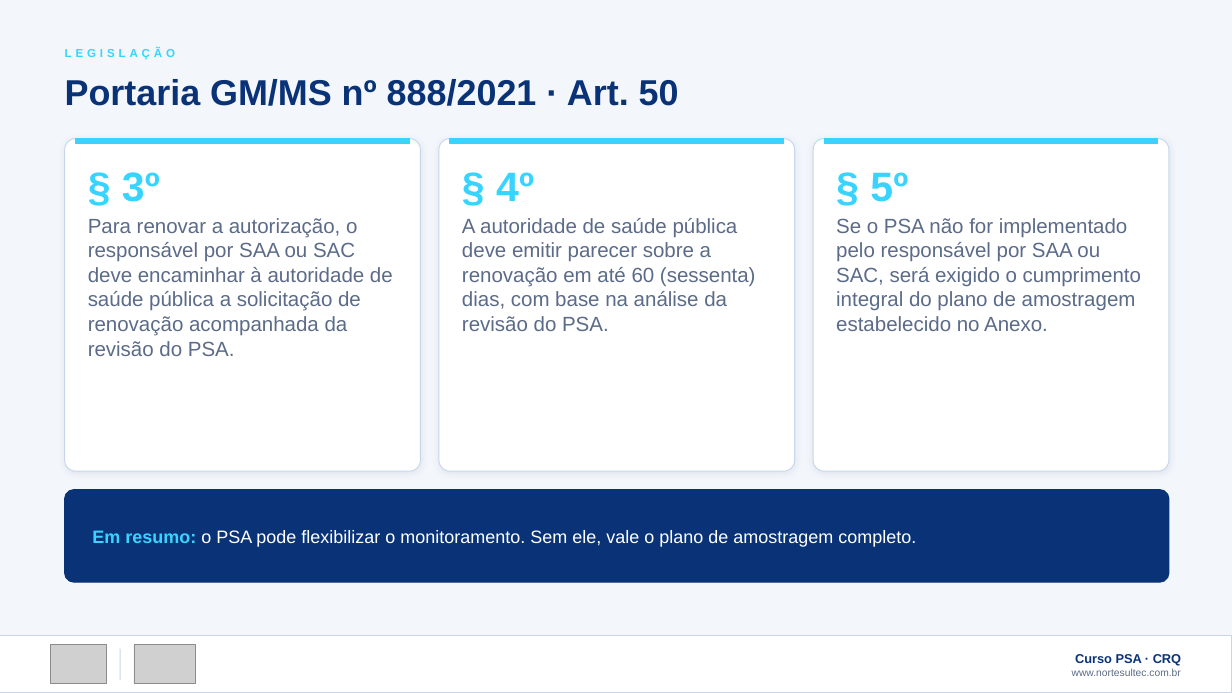
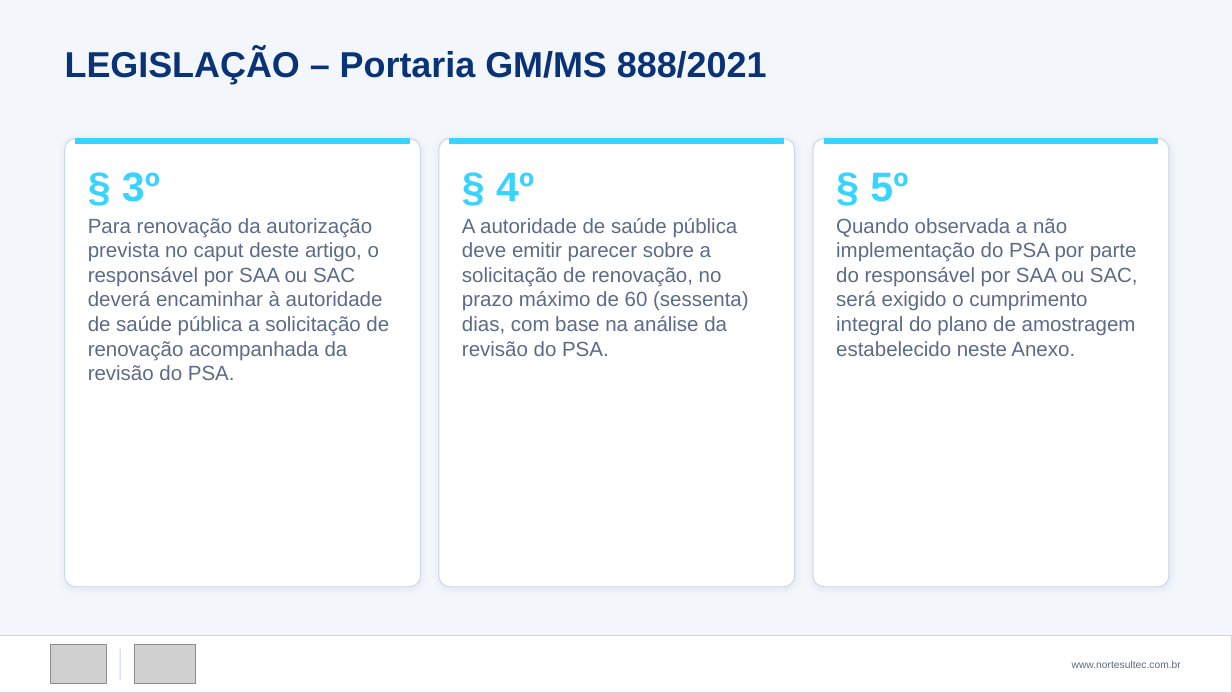
Before and after one commit to victorsntz/norte-sul-portfolio, a slide deck: slide 12 of apresentacoes/Curso-PSA-Plano-de-Seguranca-da-Agua-NorteSul.pptx. Drawn at 1232x693 pixels with LibreOffice and Linux fonts; fonts in the diff are those of the drawing; grey boxes stand for pictures. Boxes give left, top, right and bottom in pixels: in the first picture for what was removed or moved away, otherwise in the second. Text is boxed around its words. In the diff, an @@ line names an element or a change of style, - is before the commit and + after.

```diff
--- a/apresentacoes/Curso-PSA-Plano-de-Seguranca-da-Agua-NorteSul.pptx
+++ b/apresentacoes/Curso-PSA-Plano-de-Seguranca-da-Agua-NorteSul.pptx
@@ text at bbox=[65, 49, 767, 84]: text changed @@
-Portaria GM/MS nº 888/2021 · Art. 50
+LEGISLAÇÃO – Portaria GM/MS 888/2021
@@ text removed at bbox=[65, 48, 175, 60] @@
-LEGISLAÇÃO
@@ rounded rectangle: place and size @@
-rounded rectangle at bbox=[65, 139, 421, 471]
+rounded rectangle at bbox=[65, 139, 421, 587]
@@ rounded rectangle: place and size @@
-rounded rectangle at bbox=[439, 139, 795, 471]
+rounded rectangle at bbox=[439, 139, 795, 587]
@@ proportions changed in 3 elements at bbox=[65, 139, 421, 587], bbox=[439, 139, 795, 587], bbox=[813, 139, 1169, 587] @@
@@ rounded rectangle: place and size @@
-rounded rectangle at bbox=[813, 139, 1169, 471]
+rounded rectangle at bbox=[813, 139, 1169, 587]
@@ text at bbox=[88, 218, 389, 380]: text changed @@
-Para renovar a autorização, o responsável por SAA ou SAC deve encaminhar à autoridade de saúde pública a solicitação de renovação acompanhada da revisão do PSA.
+Para renovação da autorização prevista no caput deste artigo, o responsável por SAA ou SAC deverá encaminhar à autoridade de saúde pública a solicitação de renovação acompanhada da revisão do PSA.
@@ text at bbox=[462, 218, 749, 356]: text changed @@
-A autoridade de saúde pública deve emitir parecer sobre a renovação em até 60 (sessenta) dias, com base na análise da revisão do PSA.
+A autoridade de saúde pública deve emitir parecer sobre a solicitação de renovação, no prazo máximo de 60 (sessenta) dias, com base na análise da revisão do PSA.
@@ text at bbox=[836, 218, 1138, 356]: text changed @@
-Se o PSA não for implementado pelo responsável por SAA ou SAC, será exigido o cumprimento integral do plano de amostragem estabelecido no Anexo.
+Quando observada a não implementação do PSA por parte do responsável por SAA ou SAC, será exigido o cumprimento integral do plano de amostragem estabelecido neste Anexo.
@@ rounded rectangle removed at bbox=[65, 490, 1169, 582] @@
@@ text removed at bbox=[92, 530, 916, 547] @@
-Em resumo: o PSA pode flexibilizar o monitoramento. Sem ele, vale o plano de amostragem completo.
@@ text at bbox=[1075, 654, 1181, 666]: paragraph removed @@
-Curso PSA · CRQ
```
Also in this commit, not shown: 27 other slides changed, 2 other files.
